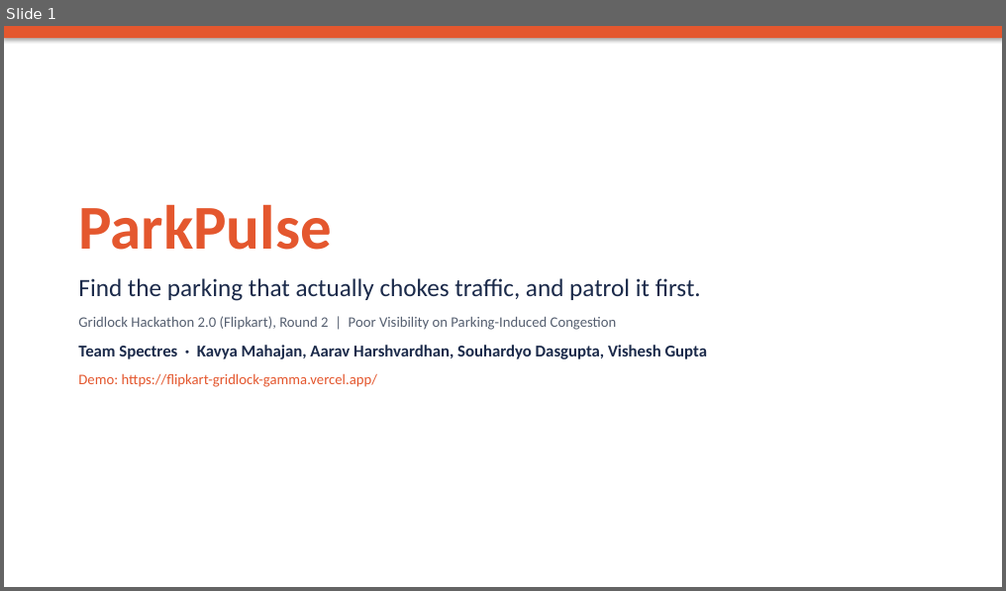
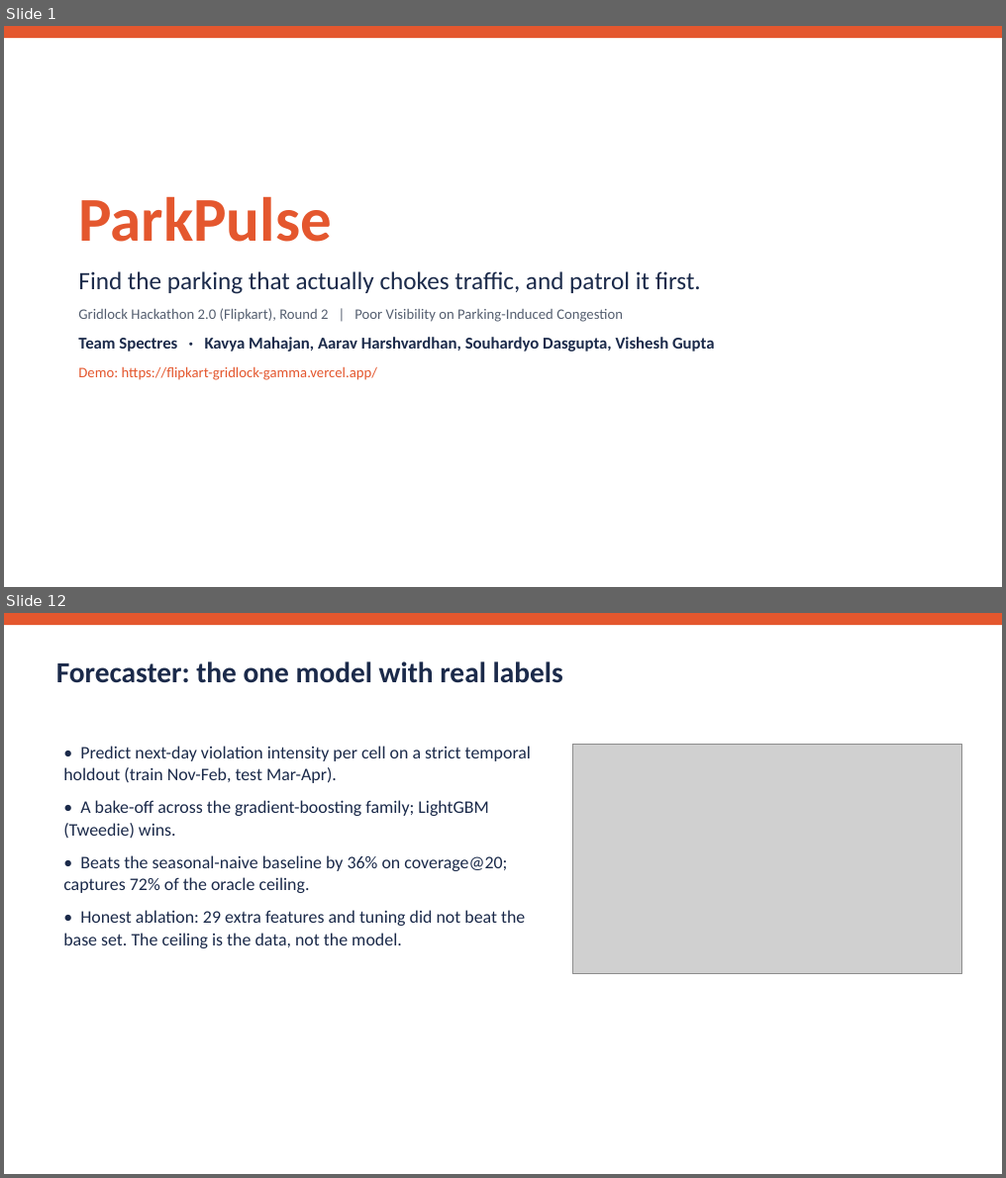
Before and after one commit to senku14x/Flipkart-Gridlock, a slide deck: submission/ParkPulse_Pitch_Deck.pptx. Shown one above the other, each under a label of ours: slide 1 before the commit, slides 1 and 12 after it; the slides between them are not shown. The pictures are 1006x591 and 1006x1178 pixels, drawn with LibreOffice and Linux fonts; fonts in the diff are those of the drawing; grey boxes stand for pictures. Boxes give left, top, right and bottom in pixels: in the first picture for what was removed or moved away, otherwise in the second. Text is boxed around its words. In the diff, an @@ line names an element or a change of style, - is before the commit and + after.

```diff
--- a/submission/ParkPulse_Pitch_Deck.pptx
+++ b/submission/ParkPulse_Pitch_Deck.pptx
@@ slide 12 added at box(4, 613, 1002, 1174), background #FFFFFF @@
@@ rectangle added at box(4, 613, 1002, 625), fill #E4572E @@
@@ text added at box(56, 662, 563, 683), 28 pt, text #1B2A4A, bold @@
+Forecaster: the one model with real labels
@@ text added at box(63, 746, 531, 949), 17 pt, text #1B2A4A @@
+• Predict next-day violation intensity per cell on a strict temporal holdout (train Nov-Feb, test Mar-Apr).
+• A bake-off across the gradient-boosting family; LightGBM (Tweedie) wins.
+• Beats the seasonal-naive baseline by 36% on coverage@20; captures 72% of the oracle ceiling.
+• Honest ablation: 29 extra features and tuning did not beat the base set. The ceiling is the data, not the model.
@@ picture added at box(573, 744, 962, 974) @@
@@ slide 1 changed as well @@
@@ rectangle at box(4, 26, 1002, 38): shadow off @@
@@ text "ParkPulse" rewrapped from box(78, 204, 708, 387) to box(78, 196, 715, 380) @@
```
Also in this commit, not shown: 4 other slides changed, 10 other slides added, 8 slides removed, 1 other file.
